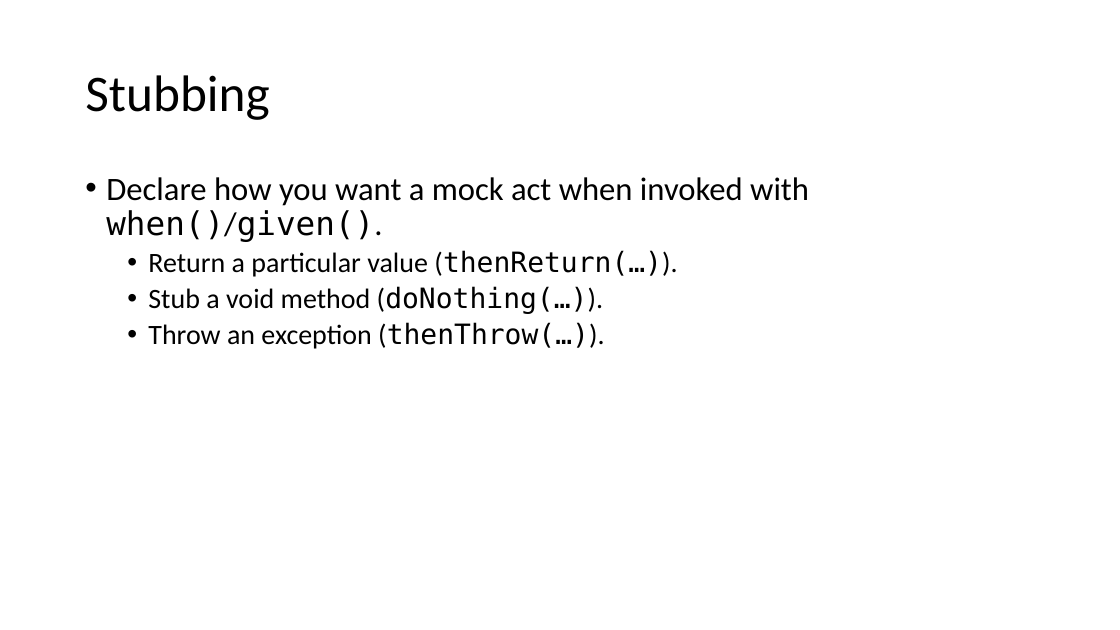
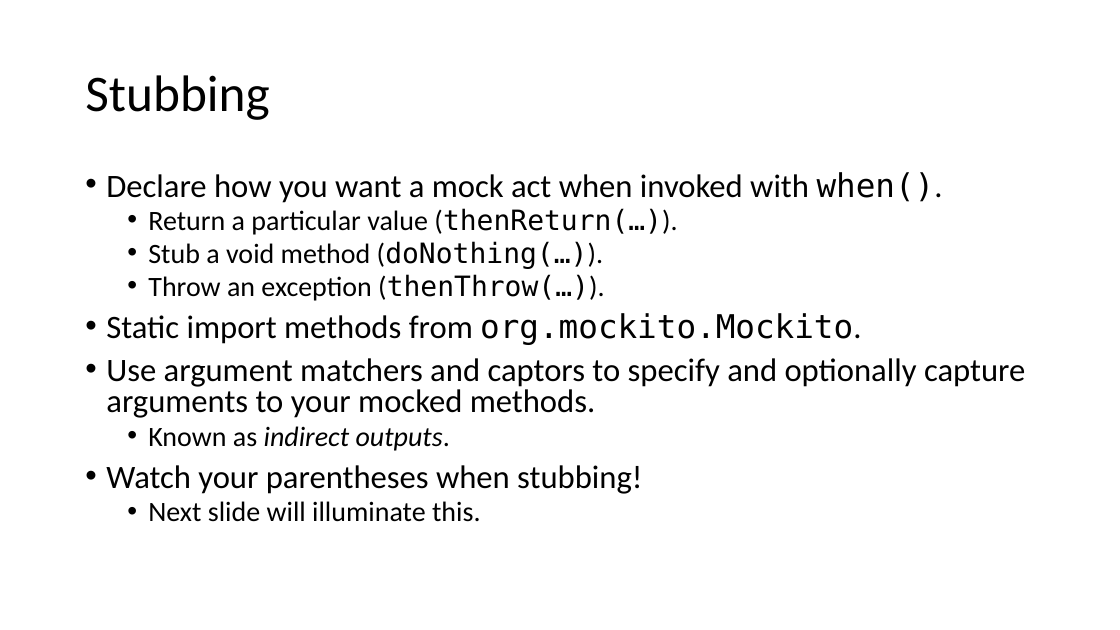
Before and after one commit to cebartling/test-driven, a slide deck: slide 5 of presentations/Introduction to Mockito.pptx. Drawn at 1120x630 pixels with LibreOffice and Linux fonts; fonts in the diff are those of the drawing. Boxes give left, top, right and bottom in pixels: in the first picture for what was removed or moved away, otherwise in the second. Text is boxed around its words. In the diff, an @@ line names an element or a change of style, - is before the commit and + after.

Commit message:
Introduction to Mockito presentation updates

```diff
--- a/presentations/Introduction to Mockito.pptx
+++ b/presentations/Introduction to Mockito.pptx
@@ text at bbox=[106, 172, 943, 203]: text changed @@
-• Declare how you want a mock act when invoked with when()/given().
+• Declare how you want a mock act when invoked with when().
@@ text at bbox=[148, 208, 677, 301]: line spacing 0.9 to 0.8 @@
@@ text at bbox=[106, 313, 1025, 522]: paragraphs added @@
+• Static import methods from org.mockito.Mockito.
+• Use argument matchers and captors to specify and optionally capture arguments to your mocked methods.
+  • Known as indirect outputs.
+• Watch your parentheses when stubbing!
+  • Next slide will illuminate this.
```
Also in this commit, not shown: 2 other slides changed, 3 slides added, 2 slides removed.
